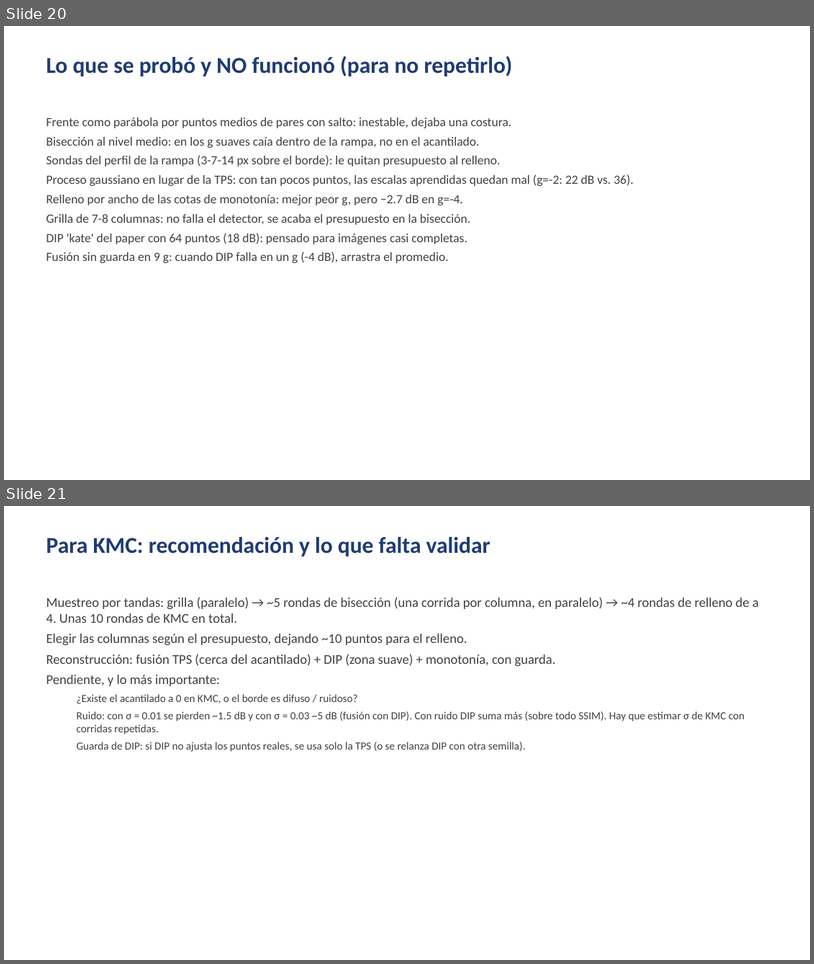
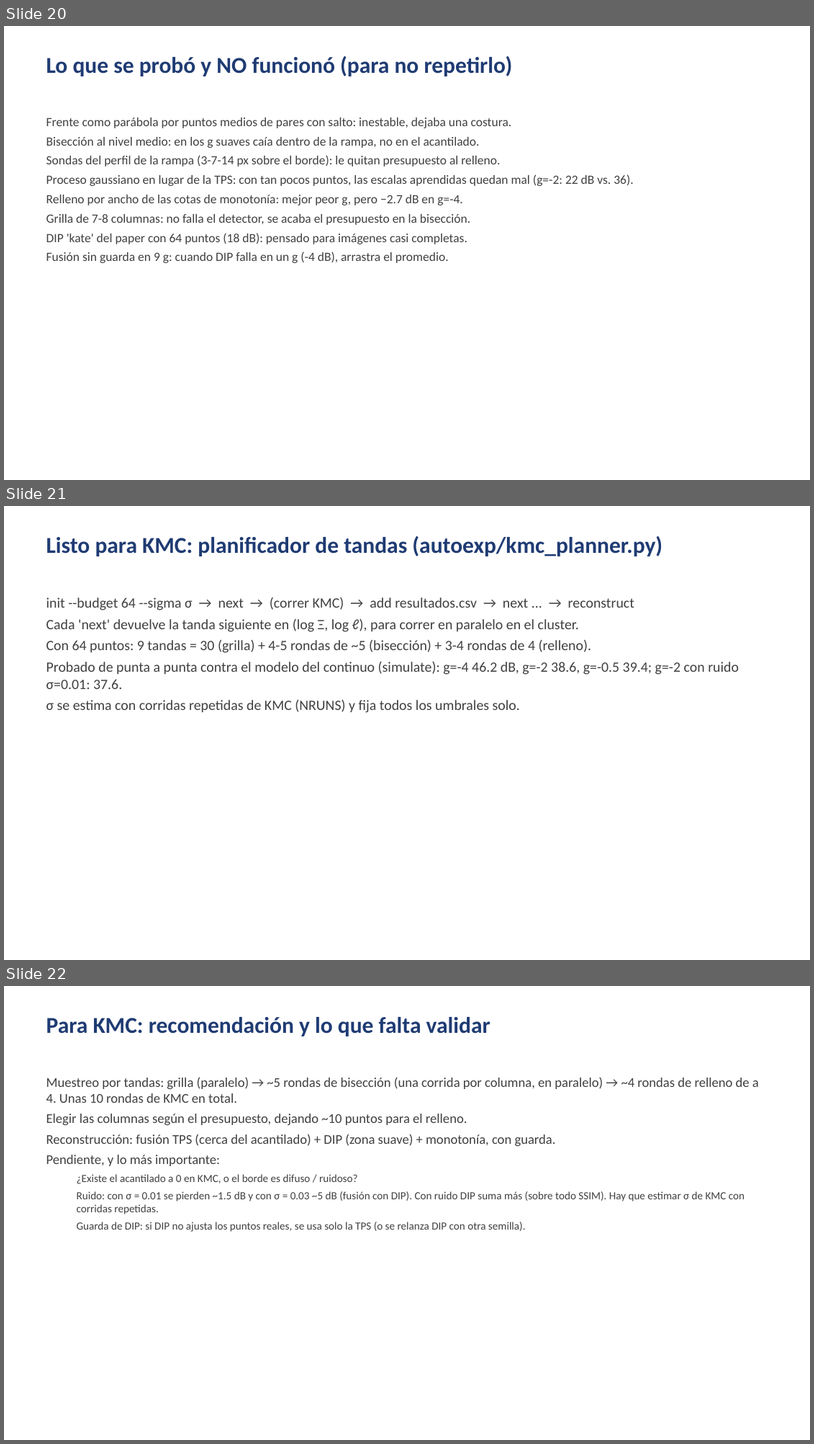
Before and after one commit to santiafonso/Tesis, a slide deck: presentaciones/presentacion4_autoexp/presentacion4_autoexp.pptx. Shown one above the other, each under a label of ours: slides 20 and 21 before the commit, slides 20, 21 and 22 after it. The pictures are 814x964 and 814x1444 pixels, drawn with LibreOffice and Linux fonts; fonts in the diff are those of the drawing. Boxes give left, top, right and bottom in pixels: in the first picture for what was removed or moved away, otherwise in the second. Text is boxed around its words. In the diff, an @@ line names an element or a change of style, - is before the commit and + after.

Commit message:
autoexp: planificador de tandas para KMC (kmc_planner), biseccion en lote, LOO sin suavizado (reproduce 40.6 en 9 g), sigma=0.05 con DIP; presentacion y docs

```diff
--- a/presentaciones/presentacion4_autoexp/presentacion4_autoexp.pptx
+++ b/presentaciones/presentacion4_autoexp/presentacion4_autoexp.pptx
@@ slide 21 added at <box>4,506,810,960</box>, background #FFFFFF @@
@@ text added at <box>46,536,663,556</box>, 27 pt, text #1F3B73, bold @@
+Listo para KMC: planificador de tandas (autoexp/kmc_planner.py)
@@ text added at <box>46,597,739,713</box>, 17 pt, text #404040 @@
+init --budget 64 --sigma σ → next → (correr KMC) → add resultados.csv → next ... → reconstruct
+Cada 'next' devuelve la tanda siguiente en (log Ξ, log ℓ), para correr en paralelo en el cluster.
+Con 64 puntos: 9 tandas = 30 (grilla) + 4-5 rondas de ~5 (bisección) + 3-4 rondas de 4 (relleno).
+Probado de punta a punta contra el modelo del continuo (simulate): g=-4 46.2 dB, g=-2 38.6, g=-0.5 39.4; g=-2 con ruido σ=0.01: 37.6.
+σ se estima con corridas repetidas de KMC (NRUNS) y fija todos los umbrales solo.
@@ what was slide 21 is now slide 22 @@
```
Also in this commit, not shown: 1 slide changed, 6 other files.
